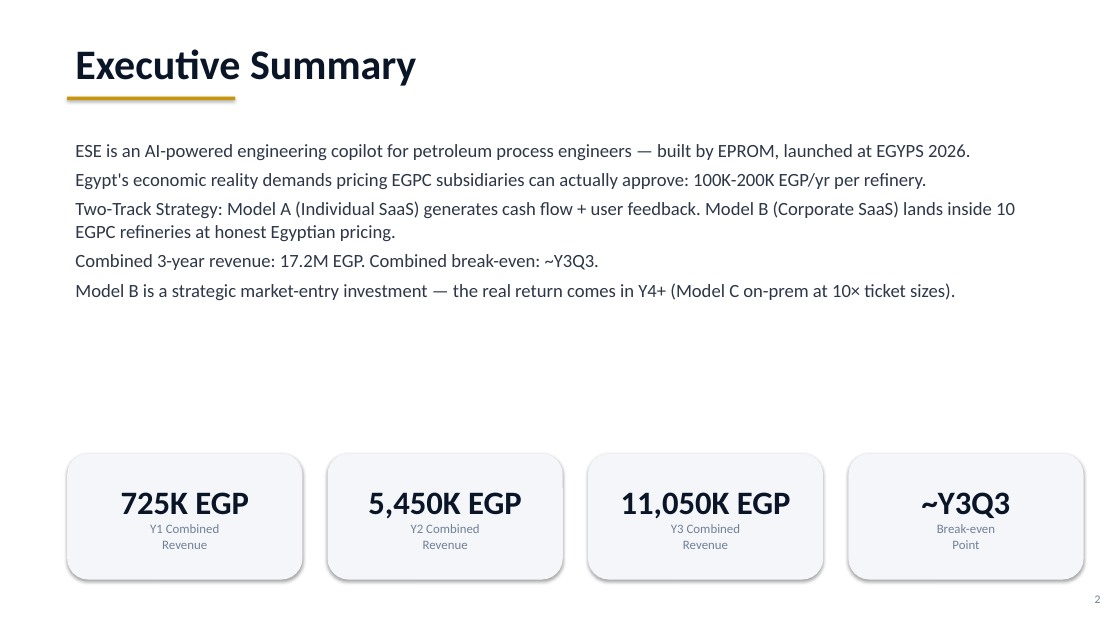
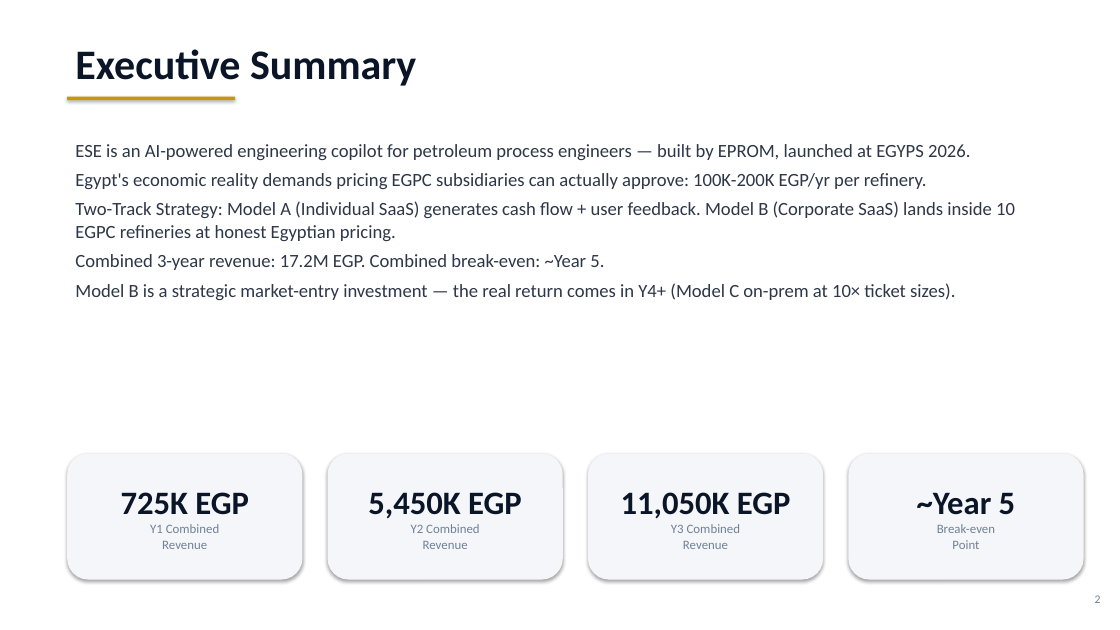
Before and after one commit to Amsamms/ese-business-model, a slide deck: slide 2 of ESE_Business_Model_v2.pptx. Drawn at 1120x630 pixels with LibreOffice and Linux fonts; fonts in the diff are those of the drawing. Boxes give left, top, right and bottom in pixels: in the first picture for what was removed or moved away, otherwise in the second. Text is boxed around its words. In the diff, an @@ line names an element or a change of style, - is before the commit and + after.

```diff
--- a/ESE_Business_Model_v2.pptx
+++ b/ESE_Business_Model_v2.pptx
@@ text at <box>75,254,604,270</box>: text changed @@
-Combined 3-year revenue: 17.2M EGP. Combined break-even: ~Y3Q3.
+Combined 3-year revenue: 17.2M EGP. Combined break-even: ~Year 5.
@@ text in rounded rectangle at <box>917,492,1016,515</box>: text changed @@
-~Y3Q3
+~Year 5
```
Also in this commit, not shown: 7 other slides changed.
